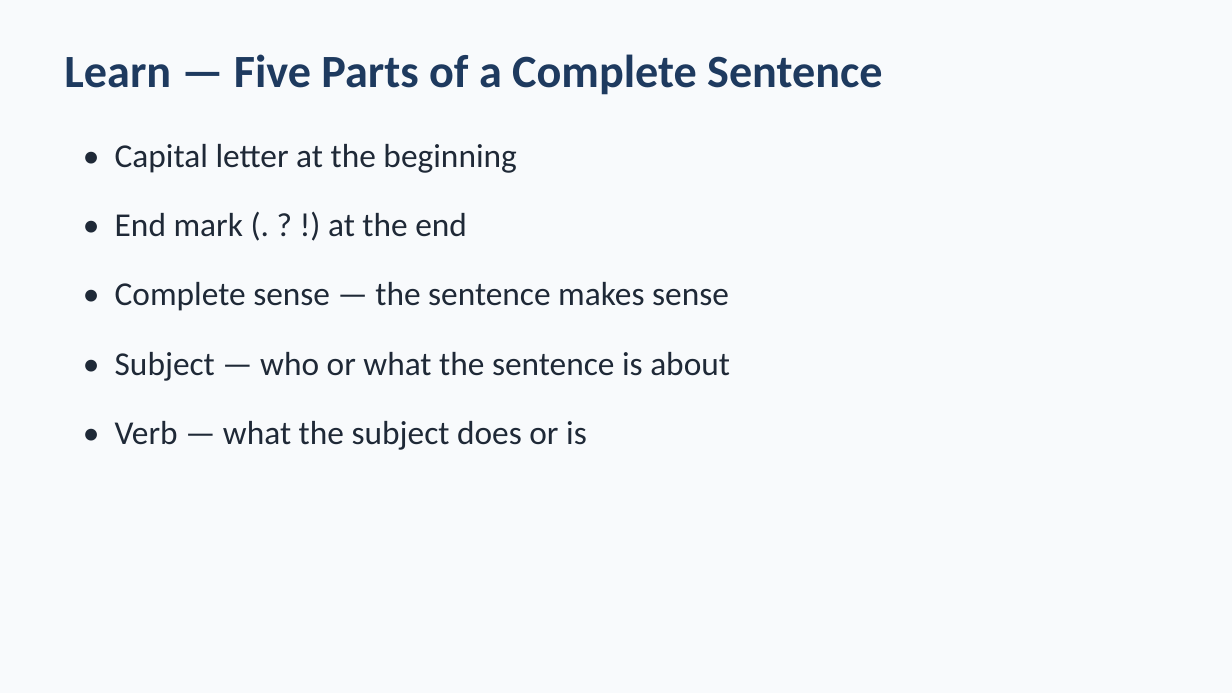
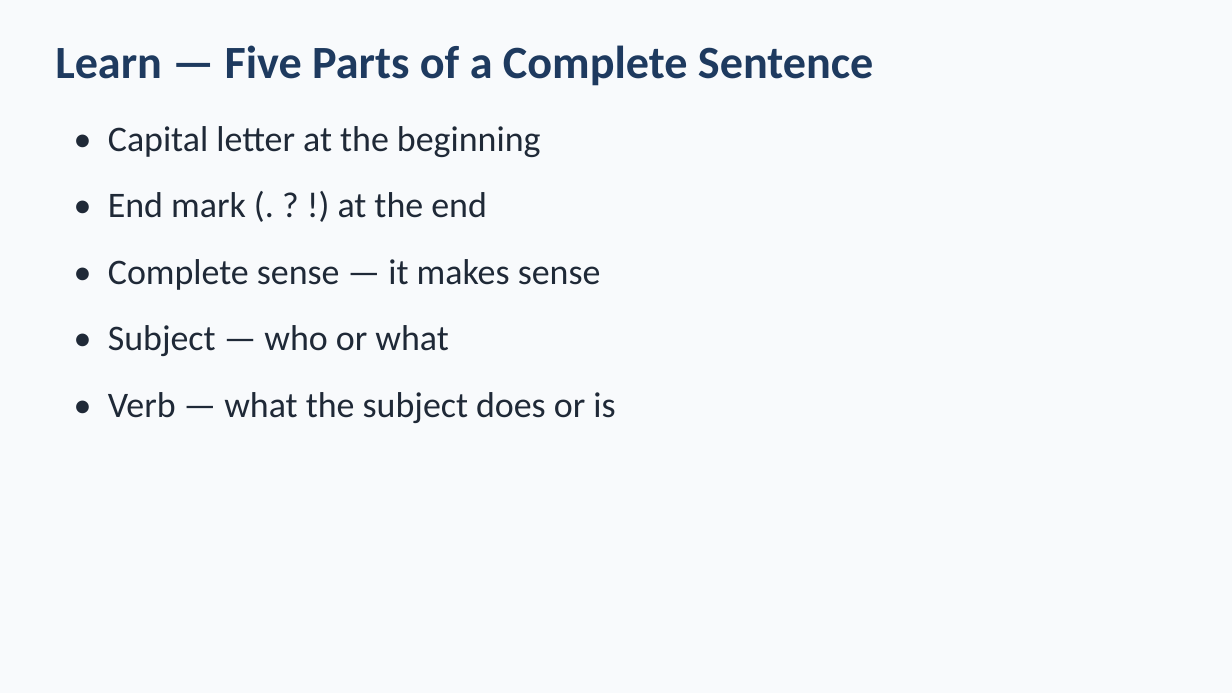
Before and after one commit to owenreagan-cyber/shurley-packet-system, a slide deck: slide 3 of exports/teacher-resource-packs/Shurley_Chapter_1_Teacher_Resource_Pack/05_Presentations/Ch.1_Lesson_3_Complete_Sentences.pptx (slide 2 before the commit). Drawn at 1232x693 pixels with LibreOffice and Linux fonts; fonts in the diff are those of the drawing. Boxes give left, top, right and bottom in pixels: in the first picture for what was removed or moved away, otherwise in the second. Text is boxed around its words. In the diff, an @@ line names an element or a change of style, - is before the commit and + after.

```diff
--- a/exports/teacher-resource-packs/Shurley_Chapter_1_Teacher_Resource_Pack/05_Presentations/Ch.1_Lesson_3_Complete_Sentences.pptx
+++ b/exports/teacher-resource-packs/Shurley_Chapter_1_Teacher_Resource_Pack/05_Presentations/Ch.1_Lesson_3_Complete_Sentences.pptx
@@ text "Learn — Five Parts of ...": place and size @@
-text "Learn — Five Parts of ..." at (64,54,882,95)
+text "Learn — Five Parts of ..." at (55,45,873,86)
@@ text "• Capital letter at the ...": place and size @@
-text "• Capital letter at the ..." at (115,144,516,173)
+text "• Capital letter at the ..." at (108,126,540,157)
@@ text "• End mark (. ? ...": place and size @@
-text "• End mark (. ? ..." at (115,213,467,237)
+text "• End mark (. ? ..." at (108,192,487,218)
@@ text at (108,259,601,290): text changed; size 26 to 28 pt @@
-• Complete sense — the sentence makes sense
+• Complete sense — it makes sense
@@ text at (108,325,448,356): text changed; size 26 to 28 pt @@
-• Subject — who or what the sentence is about
+• Subject — who or what
@@ size 26 to 28 pt in 3 elements at (108,126,540,157), (108,192,487,218), (108,392,615,423) @@
@@ text "• Verb — what the ...": place and size @@
-text "• Verb — what the ..." at (115,421,587,450)
+text "• Verb — what the ..." at (108,392,615,423)
```
Also in this commit, not shown: 3 other slides changed, 7 slides added, 6 slides removed, 35 other files.
